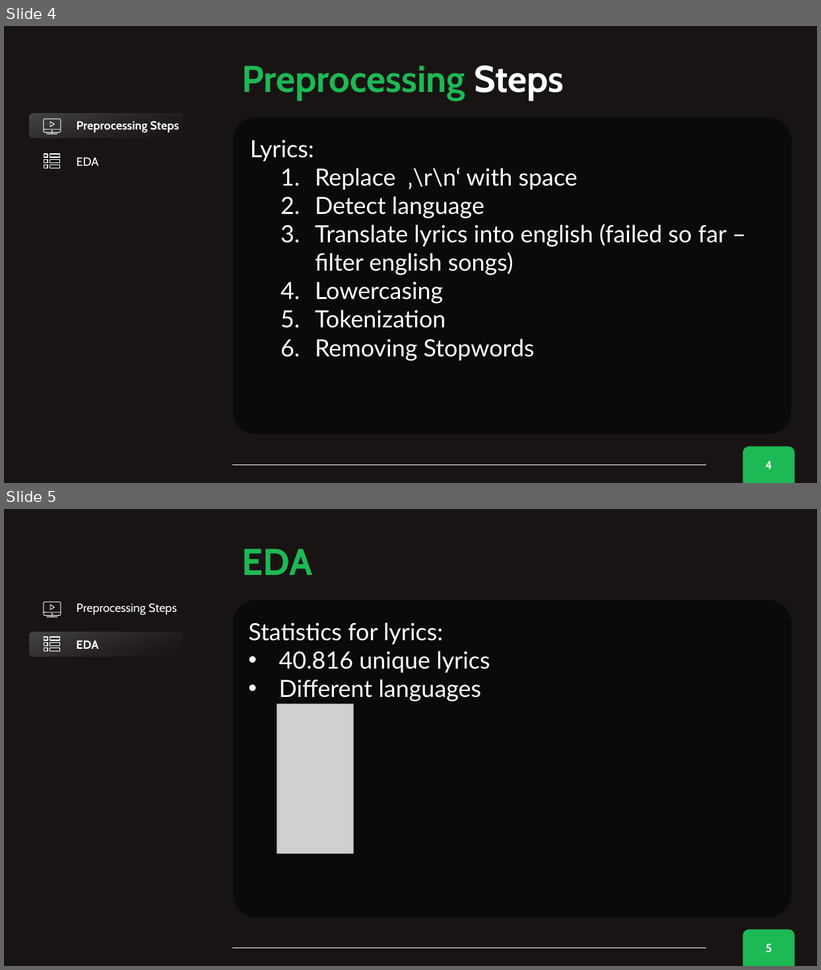
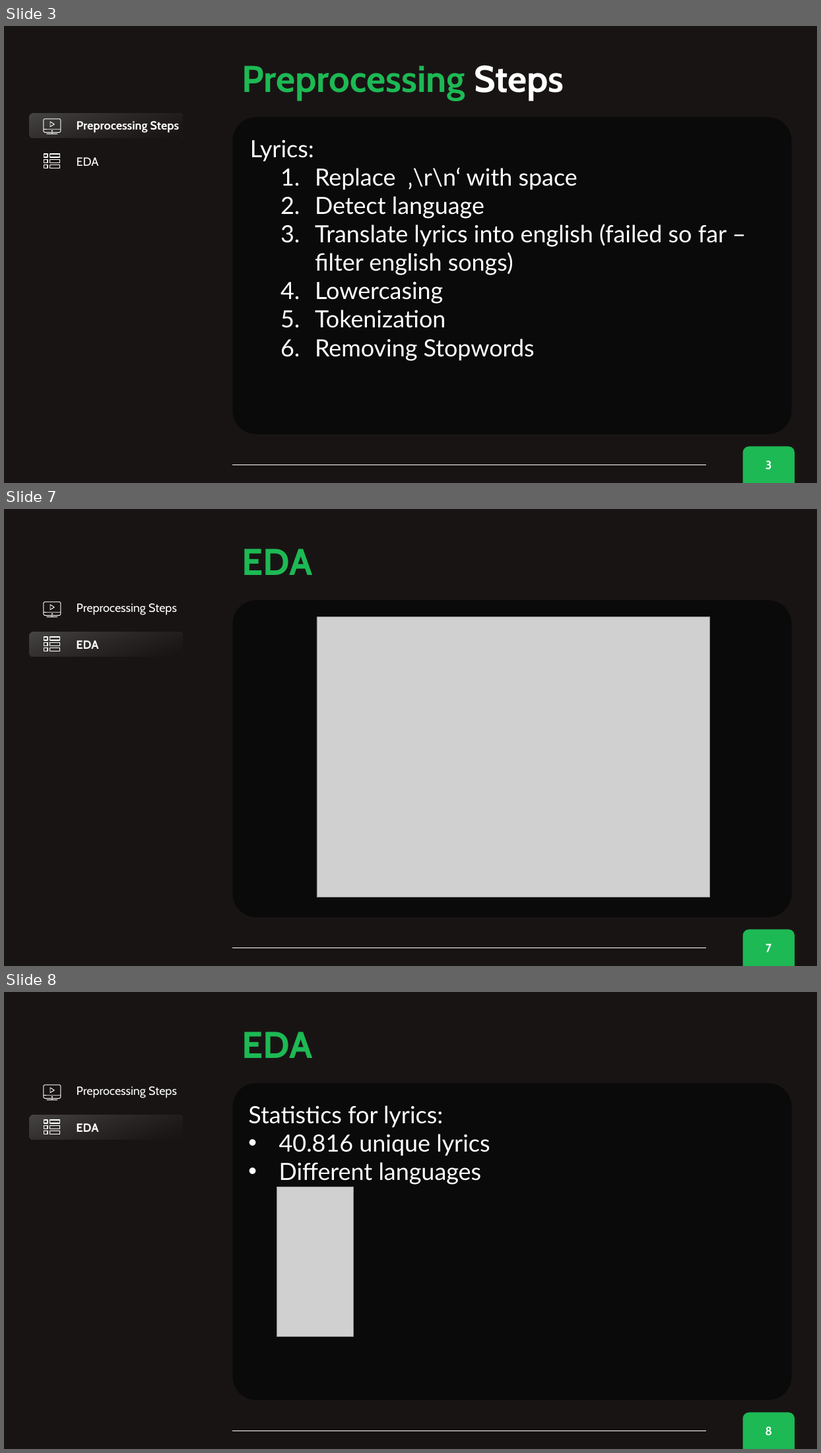
Before and after one commit to merve017/spotify_nlp, a slide deck: Presentations/Spotify NLP status 20231005.pptx. Shown one above the other, each under a label of ours: slides 4 and 5 before the commit, slides 3, 7 and 8 after it; the slides between them are not shown. The pictures are 821x970 and 821x1453 pixels, drawn with LibreOffice and Linux fonts; fonts in the diff are those of the drawing; grey boxes stand for pictures. Boxes give left, top, right and bottom in pixels: in the first picture for what was removed or moved away, otherwise in the second. Text is boxed around its words. In the diff, an @@ line names an element or a change of style, - is before the commit and + after.

```diff
--- a/Presentations/Spotify NLP status 20231005.pptx
+++ b/Presentations/Spotify NLP status 20231005.pptx
@@ slide 7 added at [4,509,817,966], background #191414; not listed: 3 template elements that a slide beside it also shows @@
@@ text added at [242,549,312,575], 44 pt, text #1DB954, bold @@
+EDA
@@ group added at [44,601,61,617]: 3 lines, 2 freeform shapes, 1 ellipse @@
@@ text added at [77,603,177,615], 14 pt, text #FFFFFF @@
+Preprocessing Steps
@@ rounded rectangle added at [233,601,792,918], fill #0A0A0B @@
@@ picture added at [317,617,710,898] @@
@@ rounded rectangle added at [30,632,183,657], fill gradient #808080 to #191414, 14 pt, text #FFFFFF, bold @@
+EDA
@@ group added at [44,637,60,652]: 6 rectangles @@
@@ what was slide 4 is now slide 3 @@
@@ page number at [766,461,772,470]: text changed @@
-4
+3
@@ what was slide 5 is now slide 8 @@
@@ page number at [765,1427,772,1436]: text changed @@
-5
+8
```
Also in this commit, not shown: 2 slides changed, 2 other slides added.
